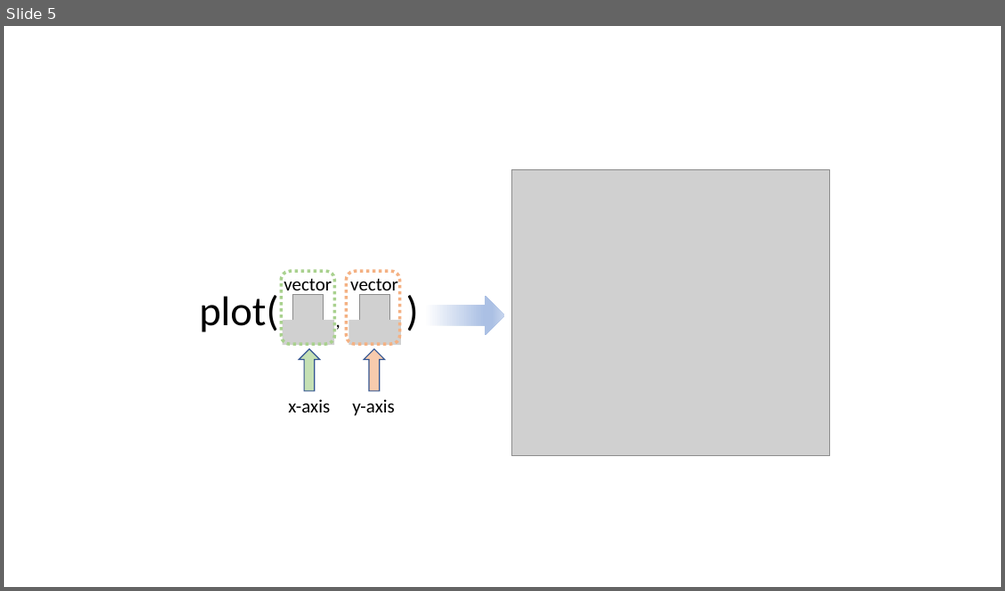
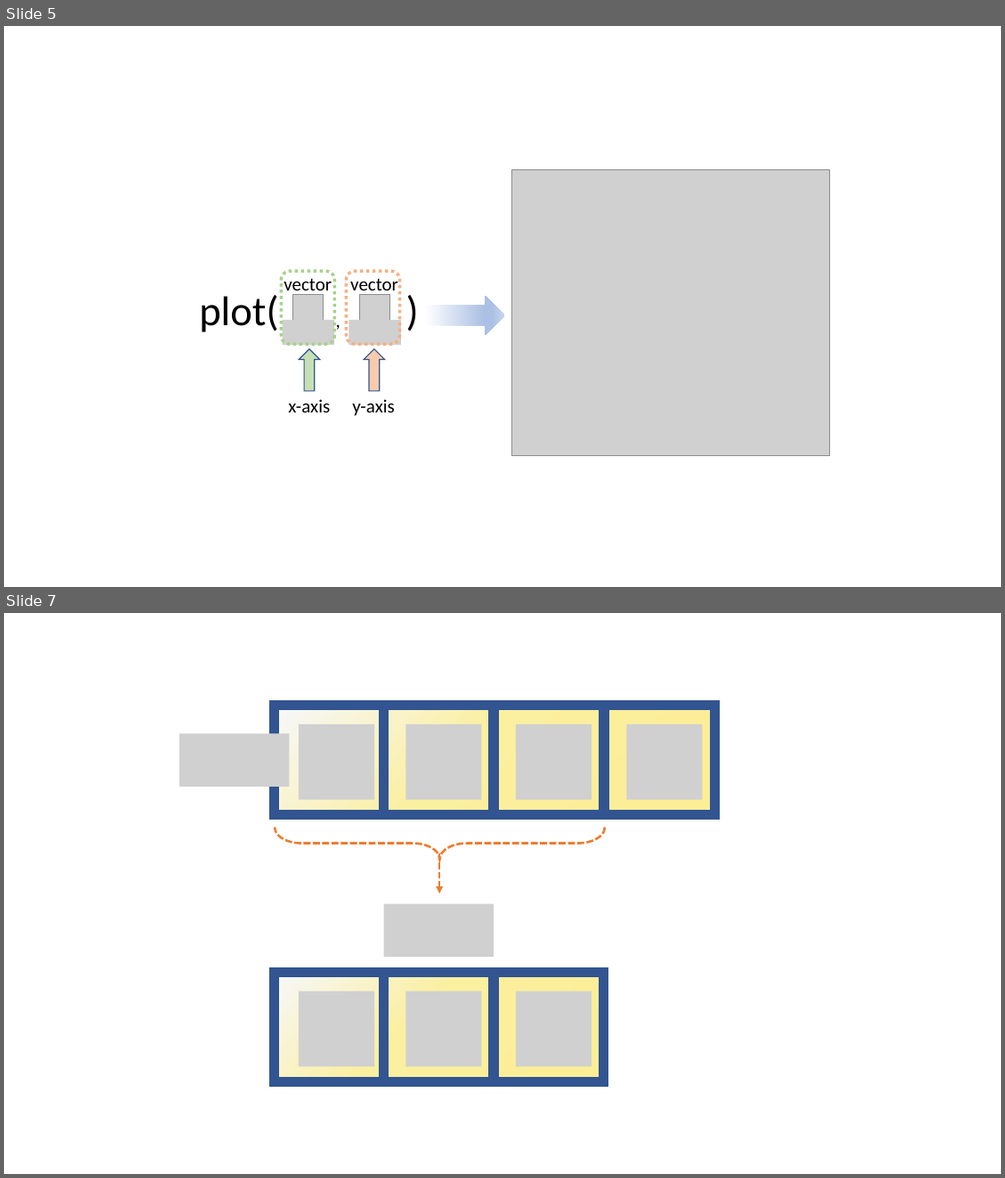
Before and after one commit to answeredbyablemind/answeredbyablemind.github.io, a slide deck: Wikidocs/pics_for_vector.pptx. Shown one above the other, each under a label of ours: slide 5 before the commit, slides 5 and 7 after it; the slides between them are not shown. The pictures are 1005x591 and 1005x1178 pixels, drawn with LibreOffice and Linux fonts; fonts in the diff are those of the drawing; grey boxes stand for pictures. Boxes give left, top, right and bottom in pixels: in the first picture for what was removed or moved away, otherwise in the second. Text is boxed around its words. In the diff, an @@ line names an element or a change of style, - is before the commit and + after.

```diff
--- a/Wikidocs/pics_for_vector.pptx
+++ b/Wikidocs/pics_for_vector.pptx
@@ slide 7 added at [4,613,1001,1174], background #FFFFFF @@
@@ rectangle added at [274,705,384,815], outline #325491 9.25 pt @@
@@ rectangle added at [275,707,714,817], fill gradient #F6F8FC to #FBEFA0 to #FCEE94 @@
@@ rectangle added at [384,705,494,815], outline #325491 9.25 pt @@
@@ rectangle added at [494,705,605,815], outline #325491 9.25 pt @@
@@ rectangle added at [606,705,715,815], outline #325491 9.25 pt @@
@@ picture added at [179,733,290,787] @@
@@ picture added at [299,724,374,800] @@
@@ picture added at [405,724,481,800] @@
@@ picture added at [516,724,591,800] @@
@@ picture added at [627,724,703,800] @@
@@ left brace added at [275,827,605,860], outline #ED7D31 2.25 pt dashed @@
@@ arrow added from (439, 853) to (439, 893), #ED7D31 2.25 pt dashed @@
@@ picture added at [384,904,494,957] @@
@@ rectangle added at [274,972,384,1082], outline #325491 9.25 pt @@
@@ rectangle added at [275,972,604,1082], fill gradient #F6F8FC to #FBEFA0 to #FCEE94 @@
@@ rectangle added at [384,972,494,1082], outline #325491 9.25 pt @@
@@ rectangle added at [494,972,605,1082], outline #325491 9.25 pt @@
@@ picture added at [299,990,374,1066] @@
@@ picture added at [405,990,481,1066] @@
@@ picture added at [516,990,591,1066] @@
```
Also in this commit, not shown: 1 slide changed, 4 other slides added, 1 other file.
